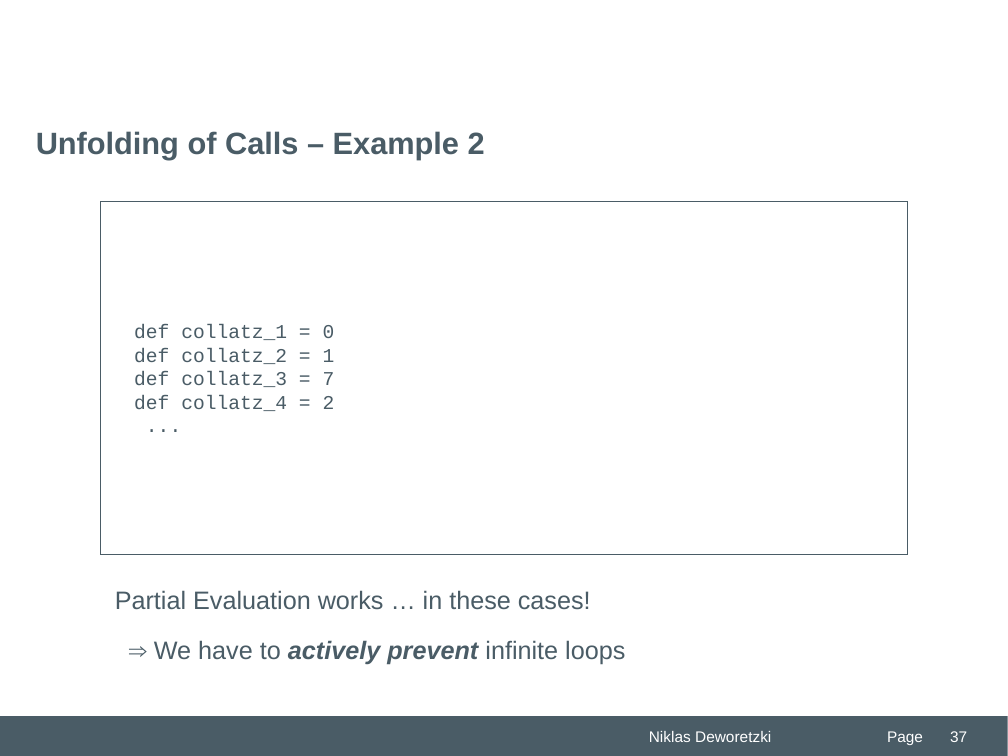
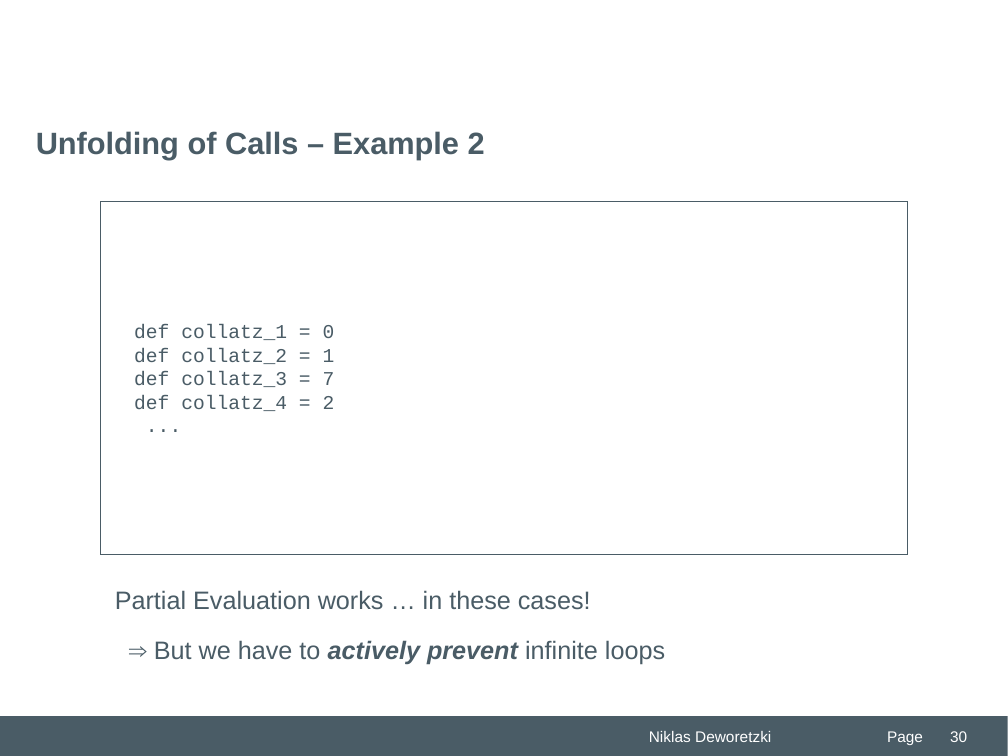
Before and after one commit to Niklas-Deworetzki/thm-masterseminar, a slide deck: slide 30 of paper/presentation/THM-Praesentation-FB06-MNI.odp (slide 37 before the commit). Drawn at 1008x756 pixels with LibreOffice and Linux fonts; fonts in the diff are those of the drawing; background and template pictures are left out. Boxes give left, top, right and bottom in pixels: in the first picture for what was removed or moved away, otherwise in the second. Text is boxed around its words. In the diff, an @@ line names an element or a change of style, - is before the commit and + after.

```diff
--- a/paper/presentation/THM-Praesentation-FB06-MNI.odp
+++ b/paper/presentation/THM-Praesentation-FB06-MNI.odp
@@ text at [154,640,665,665]: text changed @@
-⇒ We have to actively prevent infinite loops
+⇒ But we have to actively prevent infinite loops
@@ page number at [950,731,967,742]: text changed @@
-37
+30
```
Also in this commit, not shown: 9 other slides changed, 7 slides removed, 7 other files.
